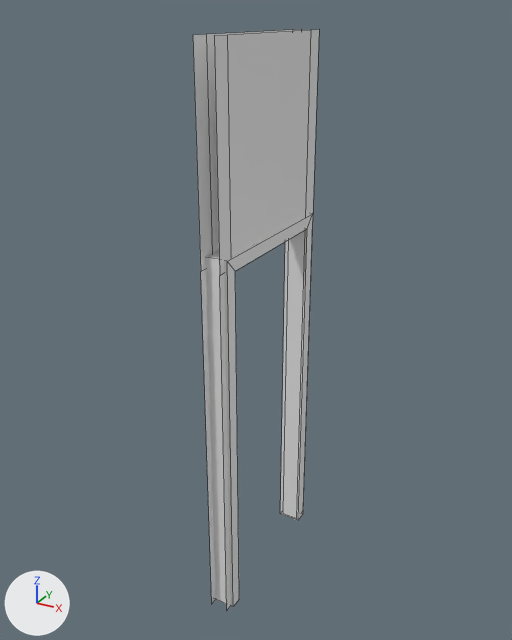
The FBX model Editor/Assets/IronWrought/Mesh/Environment/En_W_Wall_Door_1x3.fbx as it was, and as the next commit left it.
Before and after are seen from a 50 mm camera at (1.64, -2.55, 3.1) aimed at (-0.04, 0.51, 1.57). The axes (+X, +Y, +Z) are drawn at lower left. The lights are the same throughout. Mesh edges are drawn as thin lines. Materials are left out; every surface is plain grey. Where no turn or scale is listed for an object, it has been applied to the vertices.

In view in the first picture: 'En_W_Wall_Door_1x3'.
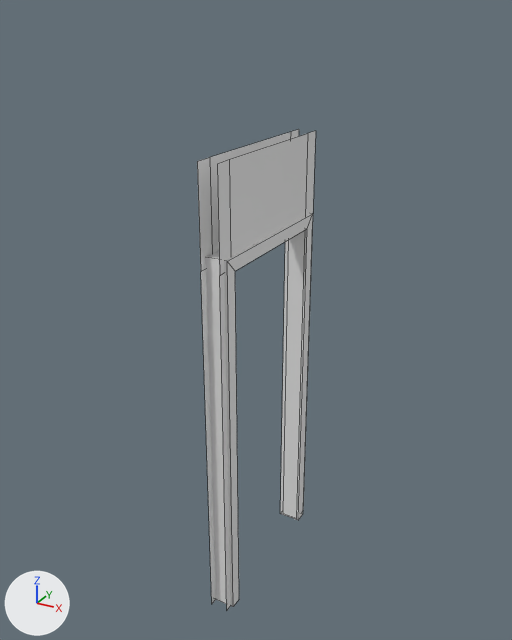
Location of each change, (x1, y1, x2, y2) in pixels of the pictures (512 x 640 px; the box of a moved part takes in the faces that stretch with it):
'En_W_Wall_Door_1x3', reshaped (17% shorter): before (193, 29, 319, 610); after (197, 129, 316, 610)
part 1 of me_mesh, moved or reshaped: before (193, 29, 319, 275); after (197, 129, 316, 275)

What changed in the scene script:
```text
Change me_mesh:
    where me_mesh.from_pydata(...)  # 40 vertices, 25 faces; spans x -0.07..0.07, y 0.0..1.0, z 0.0..3.0
    used by ob_en_w_wall_door_1x3; location = (0.0, 0.0, 0.0)
    before: 18 (0.05, 0.0, 3.0) at pixel (214, 35), 19 (0.05, 1.0, 3.0) at pixel (319, 29), 21 (0.05, 0.1, 3.0) at pixel (227, 34), 23 (0.05, 0.9, 3.0) at pixel (310, 29), 30 (-0.05, 1.0, 3.0) at pixel (301, 29)
    before: 31 (-0.05, 0.0, 3.0) at pixel (192, 34), 33 (-0.05, 0.9, 3.0) at pixel (292, 29), 35 (-0.05, 0.1, 3.0) at pixel (206, 34)
    me_mesh part 1
    add for i in [18, 19, 21, 23, 30, 31, 33, 35]: me_mesh.vertices[i].co += Vector((0.0, 0.0, -0.5))
```
